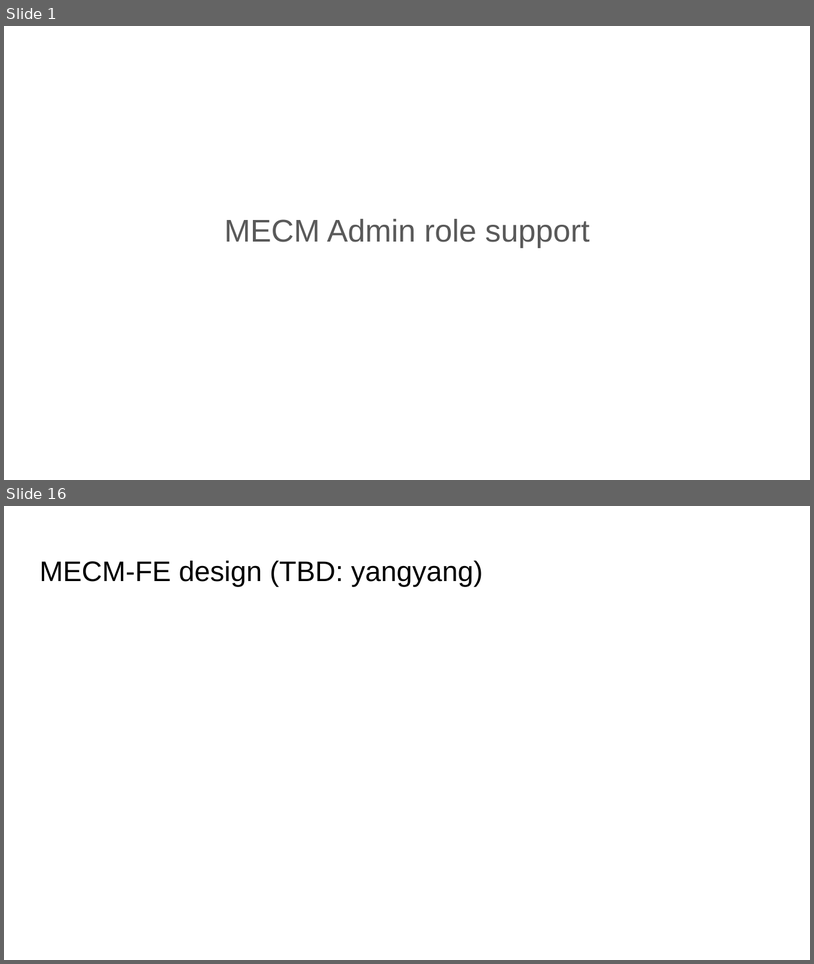
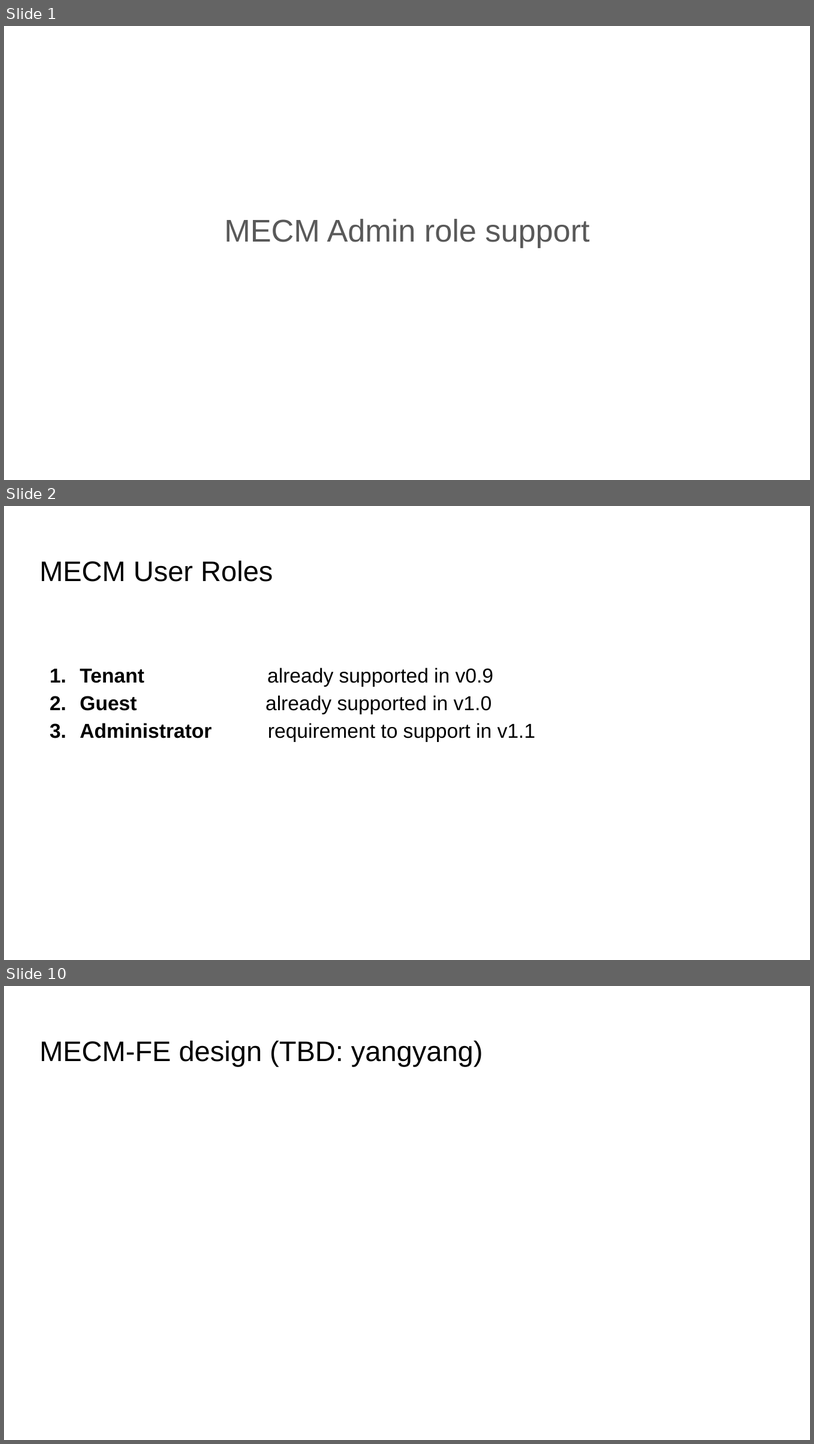
Before and after one commit to EdgeGallery/community, a slide deck: MECM PT/Release V1.1/MECM admin role support.pptx. Shown one above the other, each under a label of ours: slides 1 and 16 before the commit, slides 1, 2 and 10 after it; the slides between them are not shown. The pictures are 814x964 and 814x1444 pixels, drawn with LibreOffice and Linux fonts; fonts in the diff are those of the drawing. Boxes give left, top, right and bottom in pixels: in the first picture for what was removed or moved away, otherwise in the second. Text is boxed around its words. In the diff, an @@ line names an element or a change of style, - is before the commit and + after.

Commit message:
mecm admin support

```diff
--- a/MECM PT/Release V1.1/MECM admin role support.pptx
+++ b/MECM PT/Release V1.1/MECM admin role support.pptx
@@ slide 2 added at (x1=4, y1=506, x2=810, y2=960), background #FFFFFF @@
@@ title added at (x1=39, y1=561, x2=273, y2=582), 25.2 pt, text #000000 @@
+MECM User Roles
@@ text added at (x1=80, y1=667, x2=536, y2=741), 18 pt, text #000000 @@
+1. Tenant already supported in v0.9
+2. Guest already supported in v1.0
+3. Administrator requirement to support in v1.1
@@ what was slide 16 is now slide 10 @@
```
Also in this commit, not shown: 4 slides changed, 6 other slides added, 1 slide removed.
